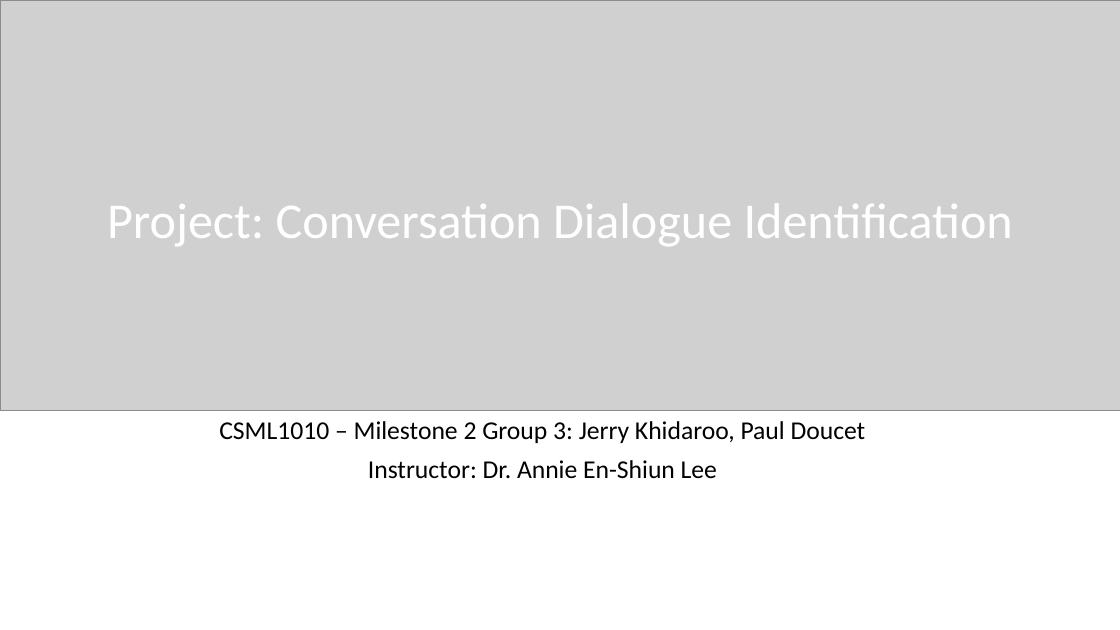
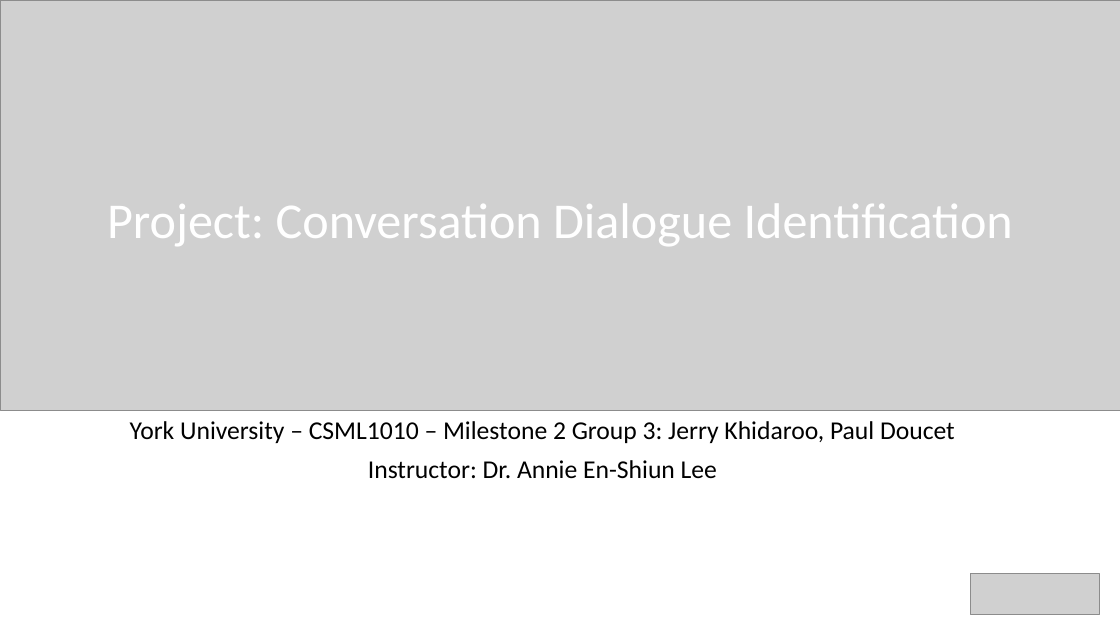
Before and after one commit to CSML1010-3-2020/NLPCourseProject, a slide deck: slide 1 of Milestone02.pptx. Drawn at 1120x630 pixels with LibreOffice and Linux fonts; fonts in the diff are those of the drawing; grey boxes stand for pictures. Boxes give left, top, right and bottom in pixels: in the first picture for what was removed or moved away, otherwise in the second. Text is boxed around its words. In the diff, an @@ line names an element or a change of style, - is before the commit and + after.

```diff
--- a/Milestone02.pptx
+++ b/Milestone02.pptx
@@ text at <box>130,421,955,443</box>: text changed @@
-CSML1010 – Milestone 2 Group 3: Jerry Khidaroo, Paul Doucet
+York University – CSML1010 – Milestone 2 Group 3: Jerry Khidaroo, Paul Doucet
@@ picture added at <box>971,574,1100,614</box> @@
```
Also in this commit, not shown: 13 other slides changed, 2 slides added.
